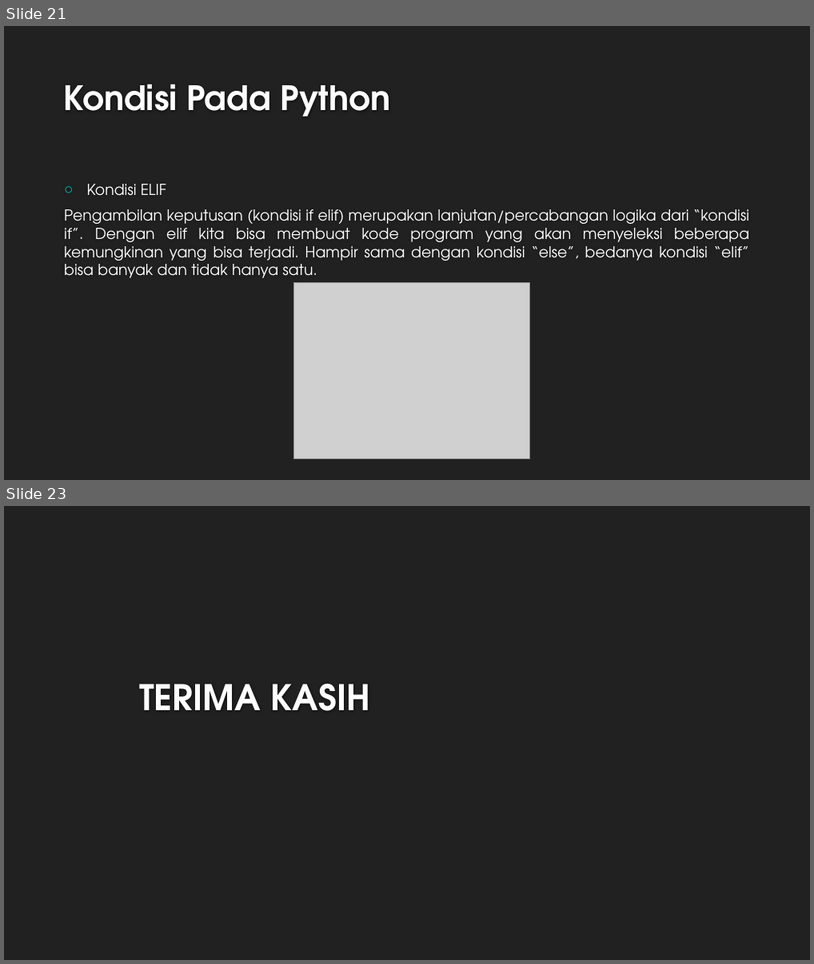
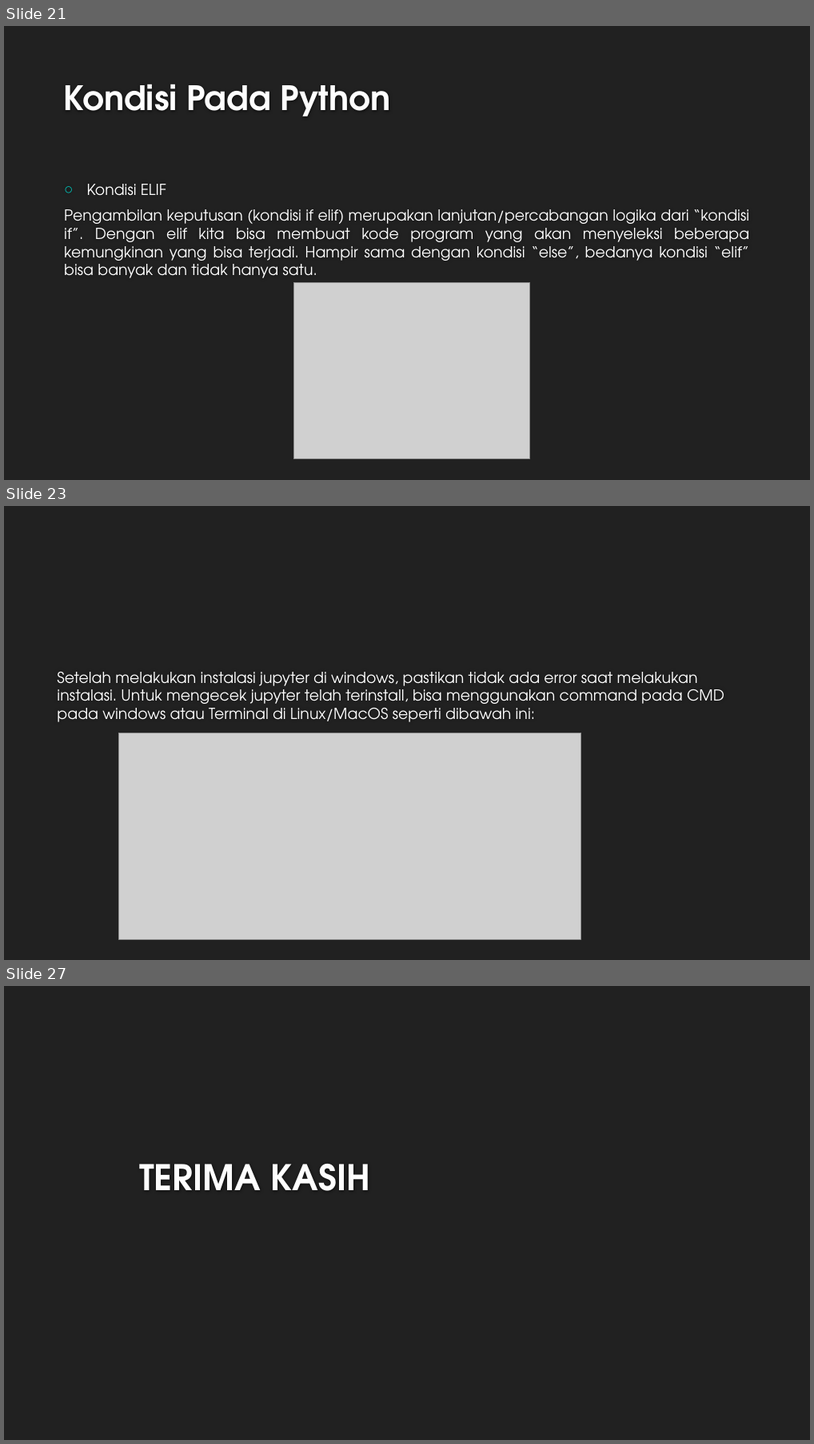
Before and after one commit to dhimasrds/Pengantar-Deep-Learning, a slide deck: Tugas 1/Tugas 1.pptx. Shown one above the other, each under a label of ours: slides 21 and 23 before the commit, slides 21, 23 and 27 after it; the slides between them are not shown. The pictures are 814x964 and 814x1444 pixels, drawn with LibreOffice and Linux fonts; fonts in the diff are those of the drawing; grey boxes stand for pictures; background and template pictures are left out. Boxes give left, top, right and bottom in pixels: in the first picture for what was removed or moved away, otherwise in the second. Text is boxed around its words. In the diff, an @@ line names an element or a change of style, - is before the commit and + after.

Commit message:
jupyter dan seaborn

```diff
--- a/Tugas 1/Tugas 1.pptx
+++ b/Tugas 1/Tugas 1.pptx
@@ slide 23 added at (x1=4, y1=506, x2=810, y2=960), background #212121 @@
@@ text added at (x1=57, y1=672, x2=725, y2=722), 18 pt, text #FFFFFF @@
+Setelah melakukan instalasi jupyter di windows, pastikan tidak ada error saat melakukan instalasi. Untuk mengecek jupyter telah terinstall, bisa menggunakan command pada CMD pada windows atau Terminal di Linux/MacOS seperti dibawah ini:
@@ picture added at (x1=118, y1=733, x2=581, y2=939) @@
@@ what was slide 23 is now slide 27 @@
```
Also in this commit, not shown: 1 slide changed, 3 other slides added.
